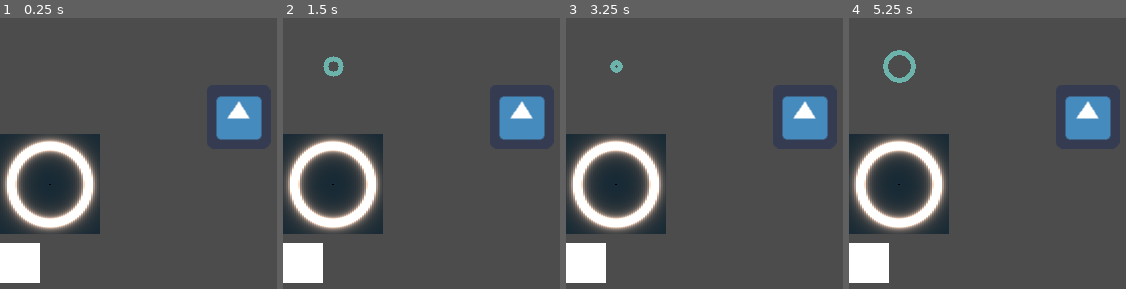
Above: before the commit, frames 1-4 (left to right).
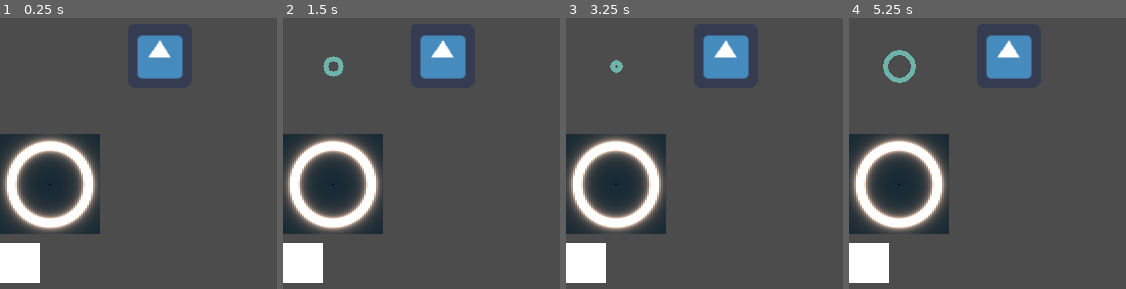
Above: after the commit, the same moments.

Repository: MageTrash/gdg-tangy-towers
Game: Godot game, scene res://Scenes/2D Objects.tscn
The game is run twice, just before and just after one commit, with the same random seed, the same clock (stepped at 60 frames per second) and the same inputs. The project has no main scene, so this scene is started directly. The engine's default icon, where the game draws it, is replaced by a stand-in: a white triangle on a blue panel in a dark square.
Inputs:
- Up to frame 1 (0.25 s): no input
- Up to frame 2 (1.5 s): tap Enter at 0.5 s; tap Space at 1.25 s
- Up to frame 3 (3.25 s): no input
- Up to frame 4 (5.25 s): tap Enter at 5 s

The runs differ from the first frame. In frame 1, 5.3% of the frame differs, in the area x 49-95%, y 6-46%; in frame 2, 5.3%; in frame 3, 5.3%; in frame 4, 5.3%.

Commit message:
renaming and inspection of functionality
making sure it all works, haven't properly commented tho

Diff:
--- a/shader-tests/Scenes/2D Objects.tscn
+++ b/shader-tests/Scenes/2D Objects.tscn
@@ -37,7 +37,7 @@
 shader_param/line_thickness = 1.0
 shader_param/sin_frequency = 0.5
 shader_param/sin_offset = 0.0
-shader_param/light_offset = 0.5
+shader_param/light_offset = 1.0
 
 [sub_resource type="ShaderMaterial" id=10]
 shader = ExtResource( 5 )
@@ -49,11 +49,6 @@
 shader_param/wave_frequency = 1.1
 shader_param/col1 = Color( 0.25098, 0.815686, 0.74902, 1 )
 shader_param/col2 = Color( 1, 1, 1, 1 )
-
-[sub_resource type="ShaderMaterial" id=12]
-shader = ExtResource( 10 )
-shader_param/light_color = Color( 0.9, 0.65, 0.5, 1 )
-shader_param/square_size = 100
 
 [sub_resource type="Shader" id=13]
 code = "shader_type canvas_item;
@@ -111,69 +106,74 @@
 [sub_resource type="ShaderMaterial" id=14]
 shader = SubResource( 13 )
 
+[sub_resource type="ShaderMaterial" id=12]
+shader = ExtResource( 10 )
+shader_param/light_color = Color( 0.9, 0.65, 0.5, 1 )
+shader_param/square_size = 100
+
 [node name="Node2D" type="Node2D"]
 material = SubResource( 1 )
 
-[node name="Icon" type="Sprite" parent="."]
+[node name="abs sine alpha" type="Sprite" parent="."]
 material = SubResource( 2 )
 position = Vector2( -138, -128 )
 scale = Vector2( 3, 3 )
 texture = ExtResource( 1 )
 region_rect = Rect2( -36.477, -28.701, 150, 150 )
 
-[node name="Icon2" type="Sprite" parent="."]
+[node name="blipping" type="Sprite" parent="."]
 material = SubResource( 7 )
 position = Vector2( -398, -126 )
 scale = Vector2( 3, 3 )
 texture = ExtResource( 1 )
 region_rect = Rect2( -36.477, -28.701, 150, 150 )
 
-[node name="Icon3" type="Sprite" parent="."]
+[node name="rgb spectrum" type="Sprite" parent="."]
 material = SubResource( 4 )
 position = Vector2( -390, 130 )
 scale = Vector2( 3, 3 )
 texture = ExtResource( 1 )
 region_rect = Rect2( 20, 30, 30, 20 )
 
-[node name="Icon4" type="Sprite" parent="."]
+[node name="sine radius" type="Sprite" parent="."]
 material = SubResource( 5 )
 position = Vector2( -139, 130 )
 scale = Vector2( 3, 3 )
 texture = ExtResource( 1 )
 region_rect = Rect2( 20, 30, 30, 20 )
 
-[node name="Icon5" type="Sprite" parent="."]
+[node name="pixellated icon" type="Sprite" parent="."]
 material = SubResource( 11 )
-position = Vector2( 239, 101 )
+position = Vector2( 160, 40 )
 texture = ExtResource( 1 )
 region_rect = Rect2( 20, 30, 30, 20 )
 
-[node name="Icon6" type="Sprite" parent="."]
+[node name="visual shader" type="Sprite" parent="."]
 position = Vector2( 139, -127 )
 scale = Vector2( 3, 3 )
 texture = ExtResource( 1 )
 
-[node name="Icon7" type="Sprite" parent="."]
+[node name="outline shader" type="Sprite" parent="."]
 material = SubResource( 8 )
 position = Vector2( 370, -127 )
 scale = Vector2( 3, 3 )
 texture = ExtResource( 1 )
 
-[node name="ColorRect" type="ColorRect" parent="."]
+[node name="BlipCircle" type="ColorRect" parent="."]
 material = SubResource( 10 )
 margin_left = 1.0
 margin_top = 1.0
 margin_right = 101.0
 margin_bottom = 101.0
 
-[node name="ColorRect2" type="ColorRect" parent="."]
+[node name="ColorRect" type="ColorRect" parent="."]
+material = SubResource( 14 )
+margin_top = 227.0
+margin_right = 40.0
+margin_bottom = 267.0
+
+[node name="glowingcircle" type="ColorRect" parent="."]
 material = SubResource( 12 )
 margin_top = 118.0
 margin_right = 100.0
 margin_bottom = 218.0
-
-[node name="ColorRect" type="ColorRect" parent="ColorRect2"]
-material = SubResource( 14 )
-margin_top = 109.0
-margin_right = 40.0
-margin_bottom = 149.0
